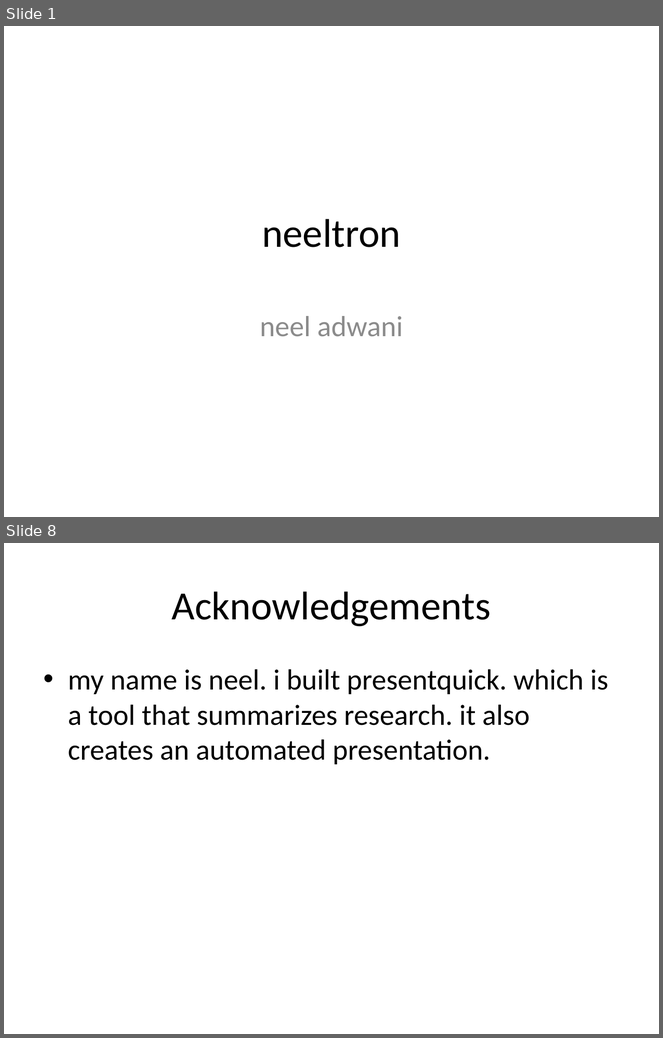
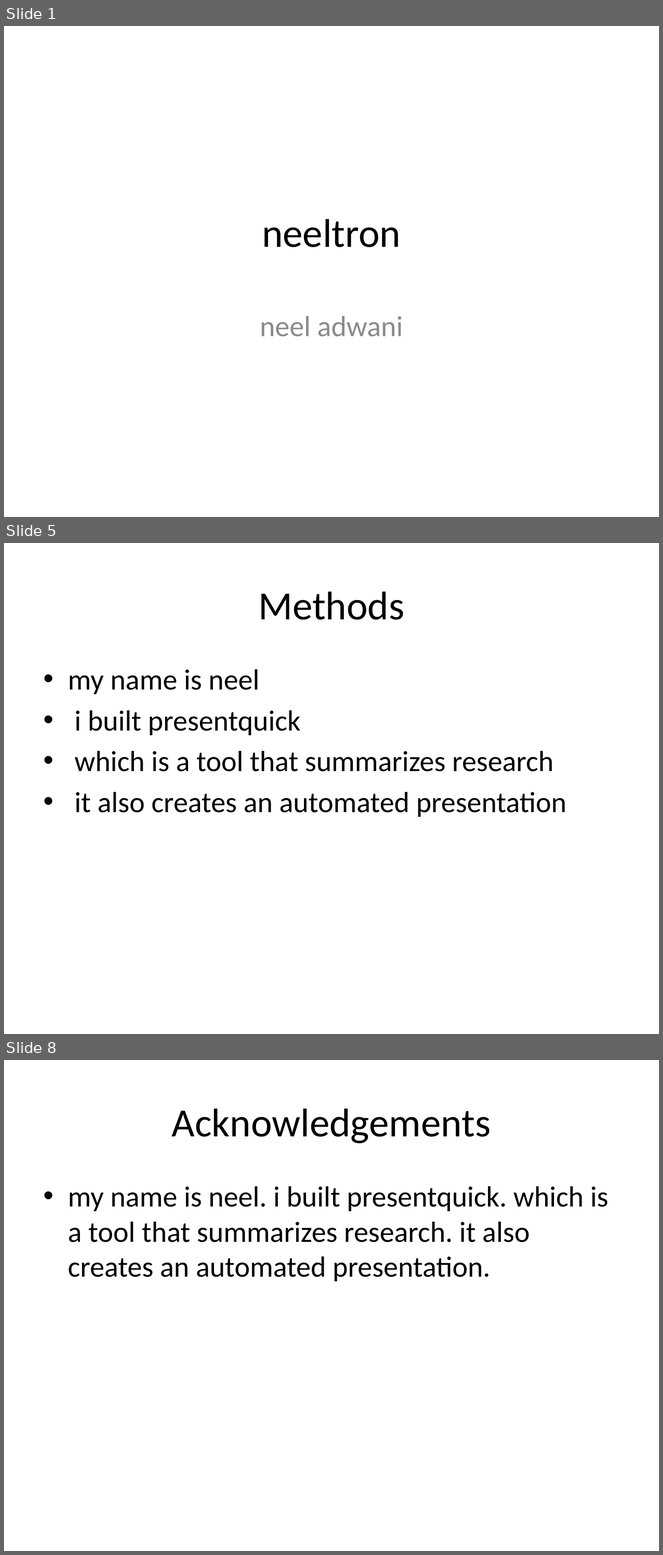
Before and after one commit to neeltron/PresentQuick, a slide deck: slide1.pptx. Shown one above the other, each under a label of ours: slides 1 and 8 before the commit, slides 1, 5 and 8 after it; the slides between them are not shown. The pictures are 663x1038 and 663x1555 pixels, drawn with LibreOffice and Linux fonts; fonts in the diff are those of the drawing. Boxes give left, top, right and bottom in pixels: in the first picture for what was removed or moved away, otherwise in the second. Text is boxed around its words. In the diff, an @@ line names an element or a change of style, - is before the commit and + after.

```diff
--- a/slide1.pptx
+++ b/slide1.pptx
@@ slide 5 added at [4,543,659,1034], background #FFFFFF @@
@@ title added at [258,591,404,620], 44 pt, text #000000 @@
+Methods
@@ text added at [68,669,567,817], 32 pt, text #000000 @@
+• my name is neel
+• i built presentquick
+• which is a tool that summarizes research
+• it also creates an automated presentation
```
Also in this commit, not shown: 5 other slides added, 6 slides removed, 1 other file.
